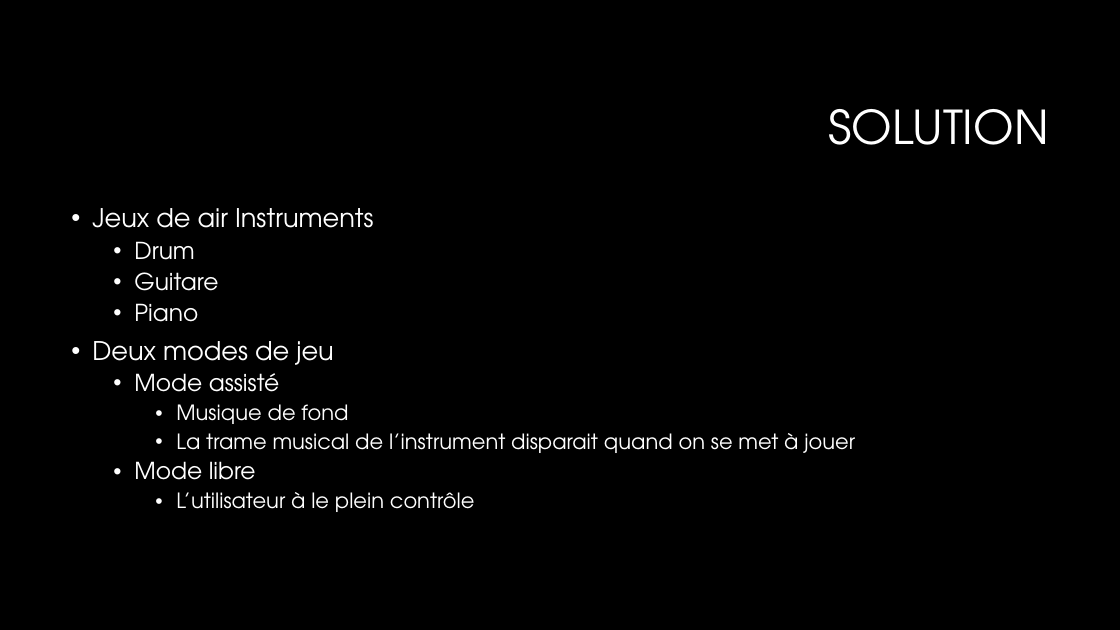
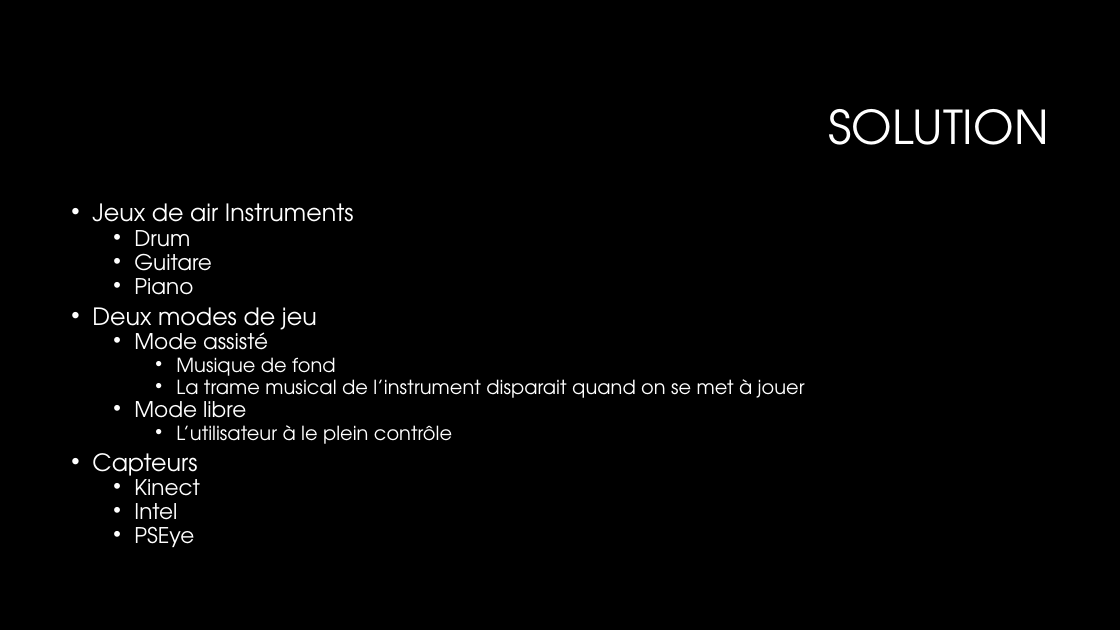
Before and after one commit to delislesim/Laval-Virtual-2014, a slide deck: slide 3 of Documentations/RemiseMiSession/Présentation.pptx. Drawn at 1120x630 pixels with LibreOffice and Linux fonts; fonts in the diff are those of the drawing; background and template pictures are left out. Boxes give left, top, right and bottom in pixels: in the first picture for what was removed or moved away, otherwise in the second. Text is boxed around its words. In the diff, an @@ line names an element or a change of style, - is before the commit and + after.

```diff
--- a/Documentations/RemiseMiSession/Présentation.pptx
+++ b/Documentations/RemiseMiSession/Présentation.pptx
@@ text at [92,203,805,444]: size 22 to 20.4 pt in "Jeux de air Instruments", "Deux modes de jeu"; size 20 to 18.5 pt in "Drum", "Guitare", "Piano", "Mode assisté" and 1 more places; size 18 to 16.6 pt in "Musique de fond", "La trame musical de l’instrument disparait quand ...", "L’utilisateur à le plein contrôle"; line spacing 0.9 to 0.7 @@
@@ text at [92,453,199,547]: paragraphs added @@
+• Capteurs
+  • Kinect
+  • Intel
+  • PSEye
```
Also in this commit, not shown: 2 other slides changed, 2 other files.
